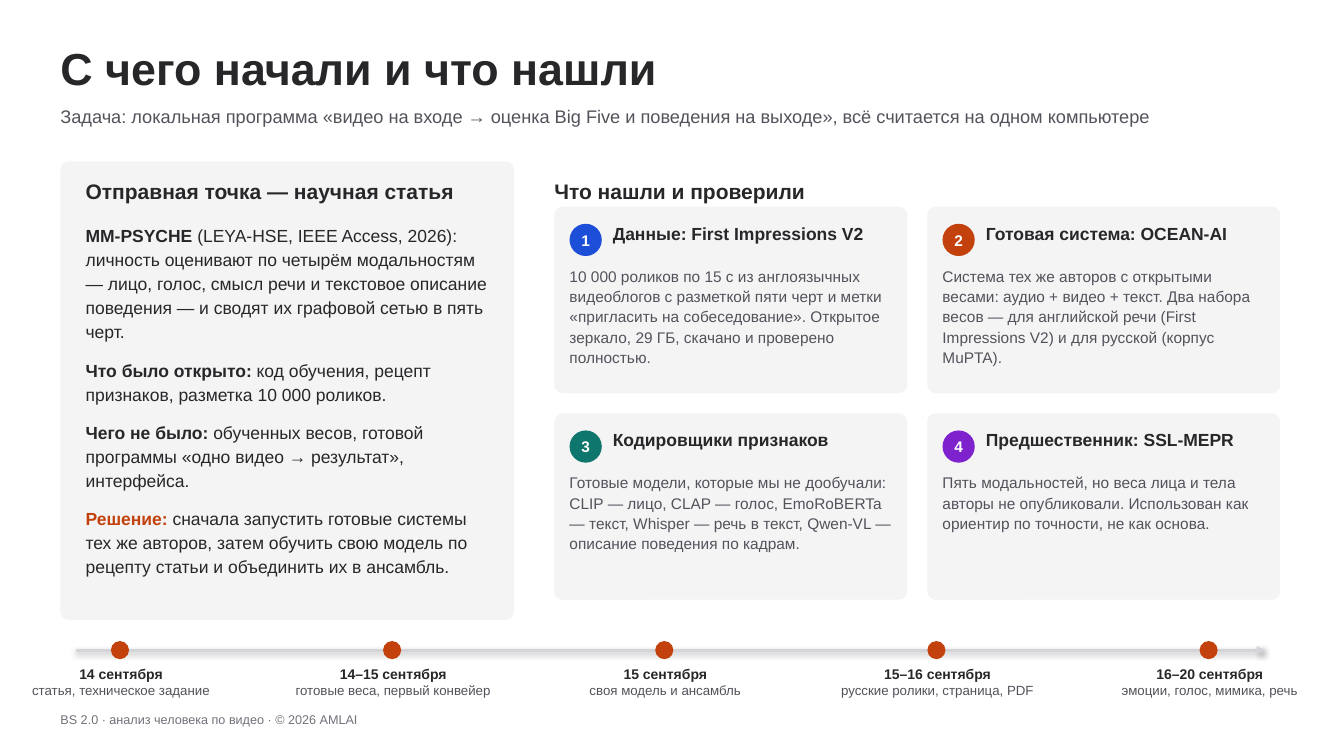
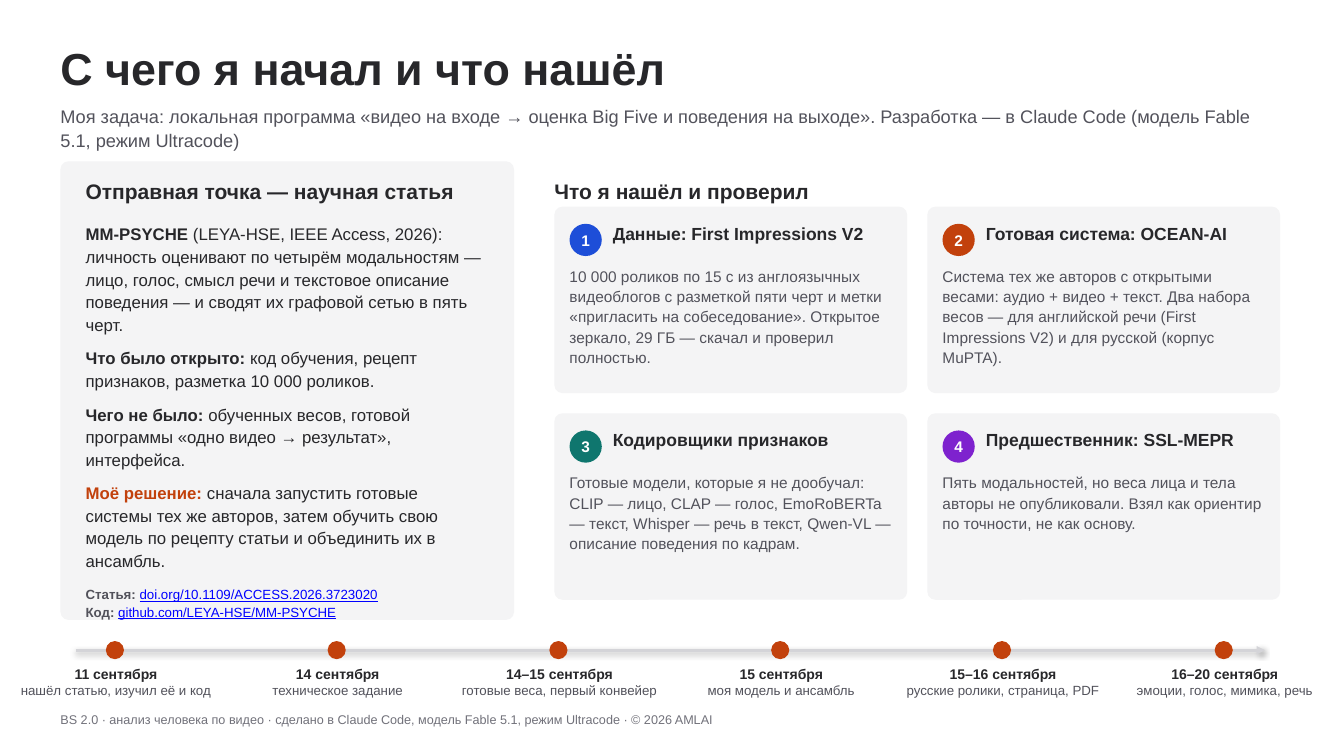
Before and after one commit to AML1969/bigfive-video, a slide deck: slide 1 of BS2_проект_5_слайдов.pptx. Drawn at 1344x756 pixels with LibreOffice and Linux fonts; fonts in the diff are those of the drawing. Boxes give left, top, right and bottom in pixels: in the first picture for what was removed or moved away, otherwise in the second. Text is boxed around its words. In the diff, an @@ line names an element or a change of style, - is before the commit and + after.

```diff
--- a/BS2_проект_5_слайдов.pptx
+++ b/BS2_проект_5_слайдов.pptx
@@ text at [60, 53, 665, 86]: text changed @@
-С чего начали и что нашли
+С чего я начал и что нашёл
@@ text at [60, 110, 1250, 151]: text changed @@
-Задача: локальная программа «видео на входе → оценка Big Five и поведения на выходе», всё считается на одном компьютере
+Моя задача: локальная программа «видео на входе → оценка Big Five и поведения на выходе». Разработка — в Claude Code (модель Fable 5.1, режим Ultracode)
@@ text at [554, 184, 809, 204]: text changed @@
-Что нашли и проверили
+Что я нашёл и проверил
@@ text at [86, 228, 468, 470]: size 12.5 to 12 pt in "MM-PSYCHE (LEYA-HSE, IEEE Access, 2026): личность оценивают ...", "Что было открыто: код обучения, рецепт признаков, ...", "Чего не было: обученных весов, готовой программы ..."; line spacing 1.15 to 1.12; less space between paragraphs @@
@@ text at [569, 271, 882, 363]: text changed @@
-10 000 роликов по 15 с из англоязычных видеоблогов с разметкой пяти черт и метки «пригласить на собеседование». Открытое зеркало, 29 ГБ, скачано и проверено полностью.
+10 000 роликов по 15 с из англоязычных видеоблогов с разметкой пяти черт и метки «пригласить на собеседование». Открытое зеркало, 29 ГБ — скачал и проверил полностью.
@@ text at [569, 477, 882, 552]: text changed @@
-Готовые модели, которые мы не дообучали: CLIP — лицо, CLAP — голос, EmoRoBERTa — текст, Whisper — речь в текст, Qwen-VL — описание поведения по кадрам.
+Готовые модели, которые я не дообучал: CLIP — лицо, CLAP — голос, EmoRoBERTa — текст, Whisper — речь в текст, Qwen-VL — описание поведения по кадрам.
@@ text at [942, 476, 1261, 532]: text changed @@
-Пять модальностей, но веса лица и тела авторы не опубликовали. Использован как ориентир по точности, не как основа.
+Пять модальностей, но веса лица и тела авторы не опубликовали. Взял как ориентир по точности, не как основу.
@@ text at [86, 487, 438, 567]: text changed; size 12.5 to 12 pt @@
-Решение: сначала запустить готовые системы тех же авторов, затем обучить свою модель по рецепту статьи и объединить их в ансамбль.
+Моё решение: сначала запустить готовые системы тех же авторов, затем обучить свою модель по рецепту статьи и объединить их в ансамбль.
@@ text added at [86, 589, 378, 620], 9.5 pt, text #0000FF, underline @@
+Статья: doi.org/10.1109/ACCESS.2026.3723020
+Код: github.com/LEYA-HSE/MM-PSYCHE
@@ ellipse: place and size @@
-ellipse at [111, 641, 129, 659]
+ellipse at [106, 641, 124, 659]
@@ ellipse: place and size @@
-ellipse at [383, 641, 401, 659]
+ellipse at [328, 641, 346, 659]
@@ ellipse: place and size @@
-ellipse at [655, 641, 674, 659]
+ellipse at [549, 641, 568, 659]
@@ ellipse added at [771, 641, 789, 659], fill #C2410C @@
@@ ellipse: place and size @@
-ellipse at [928, 641, 946, 659]
+ellipse at [993, 641, 1011, 659]
@@ ellipse: place and size @@
-ellipse at [1200, 641, 1218, 659]
+ellipse at [1215, 641, 1233, 659]
@@ text added at [21, 669, 211, 698], 9.5 pt, text #52525B @@
+11 сентября
+нашёл статью, изучил её и код
@@ text "14 сентября": place and size @@
-text "14 сентября" at [32, 669, 210, 698]
+text "14 сентября" at [272, 668, 403, 698]
@@ text at [272, 688, 403, 698]: text changed @@
-статья, техническое задание
+техническое задание
@@ text "14–15 сентября": place and size @@
-text "14–15 сентября" at [296, 668, 490, 698]
+text "14–15 сентября" at [462, 669, 657, 698]
@@ text "15 сентября": place and size @@
-text "15 сентября" at [589, 669, 741, 698]
+text "15 сентября" at [708, 669, 854, 698]
@@ text at [708, 685, 854, 698]: text changed @@
-своя модель и ансамбль
+моя модель и ансамбль
@@ text "15–16 сентября": place and size @@
-text "15–16 сентября" at [841, 669, 1034, 698]
+text "15–16 сентября" at [907, 669, 1100, 698]
@@ text "16–20 сентября": place and size @@
-text "16–20 сентября" at [1122, 669, 1297, 698]
+text "16–20 сентября" at [1137, 669, 1312, 698]
@@ text at [60, 715, 713, 727]: text changed @@
-BS 2.0 · анализ человека по видео · © 2026 AMLAI
+BS 2.0 · анализ человека по видео · сделано в Claude Code, модель Fable 5.1, режим Ultracode · © 2026 AMLAI
```
Also in this commit, not shown: 4 other slides changed.
